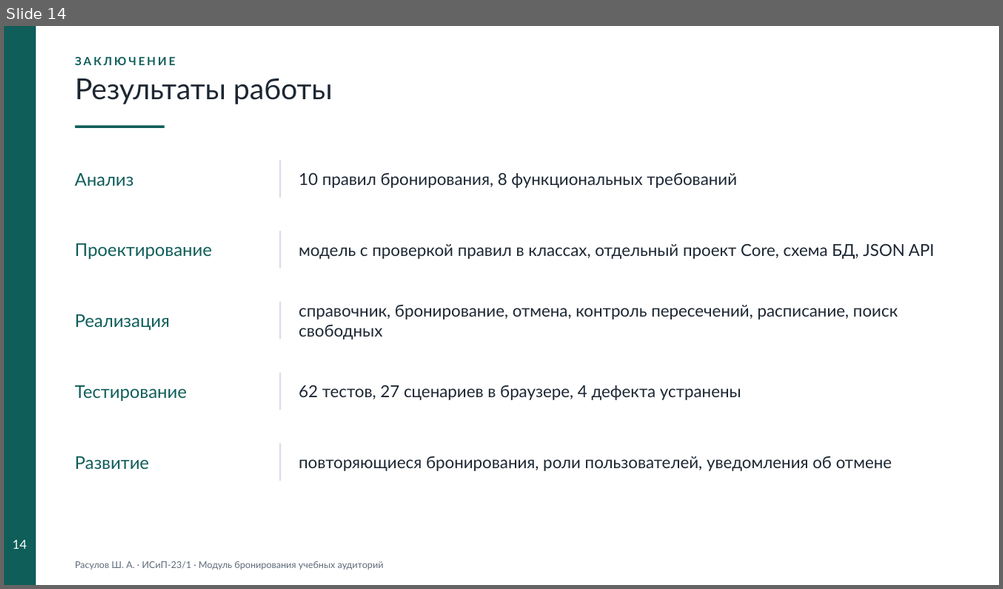
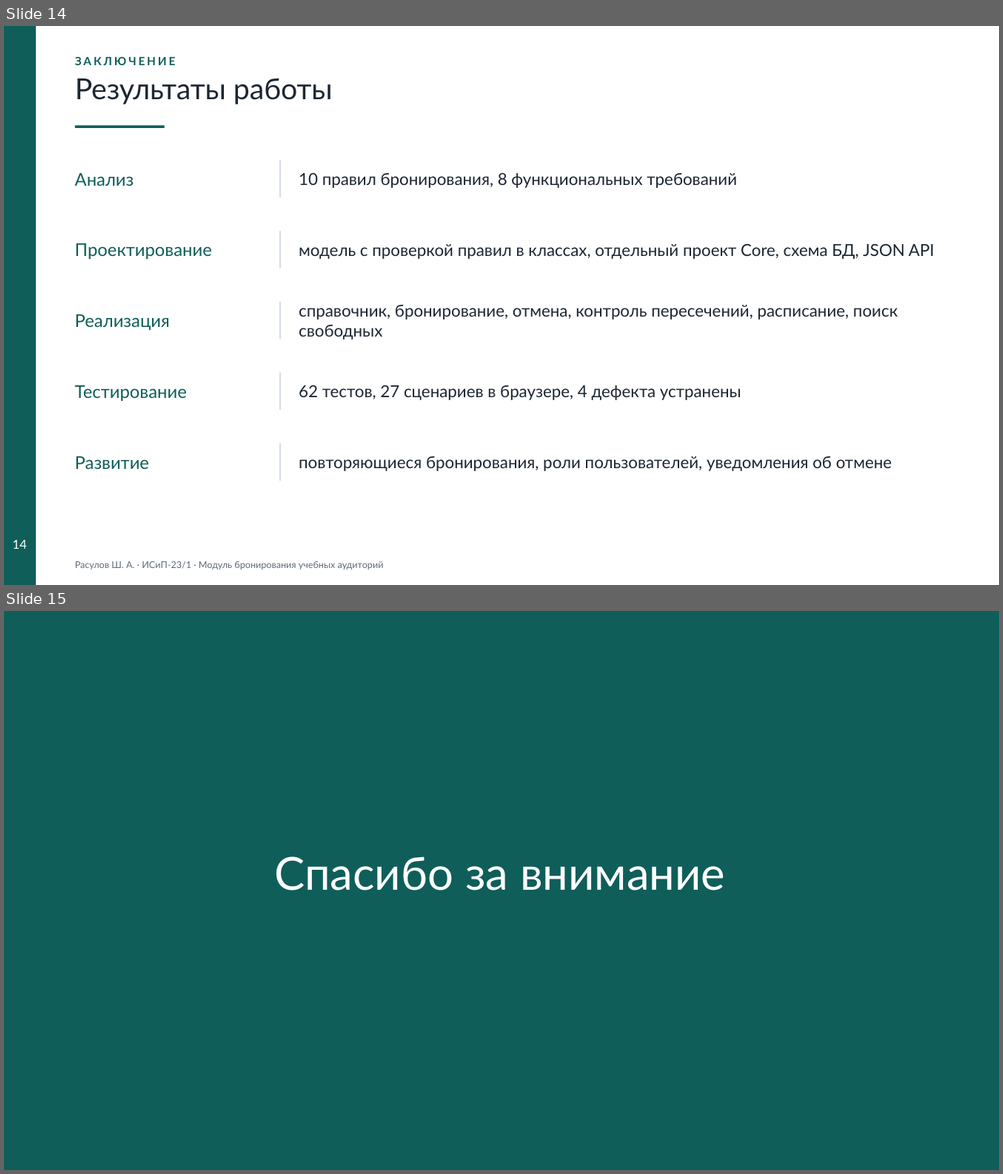
Before and after one commit to Black287234/KP-shahin, a slide deck: docs/Презентация.pptx. Shown one above the other, each under a label of ours: slide 14 before the commit, slides 14 and 15 after it. The pictures are 1003x589 and 1003x1174 pixels, drawn with LibreOffice and Linux fonts; fonts in the diff are those of the drawing. Boxes give left, top, right and bottom in pixels: in the first picture for what was removed or moved away, otherwise in the second. Text is boxed around its words. In the diff, an @@ line names an element or a change of style, - is before the commit and + after.

```diff
--- a/docs/Презентация.pptx
+++ b/docs/Презентация.pptx
@@ slide 15 added at [4,611,999,1170], background #0F5E5A @@
@@ text added at [274,857,725,891], 44 pt, text #FFFFFF @@
+Спасибо за внимание
```
Also in this commit, not shown: 4 slides changed, 1 slide removed, 11 other files.
